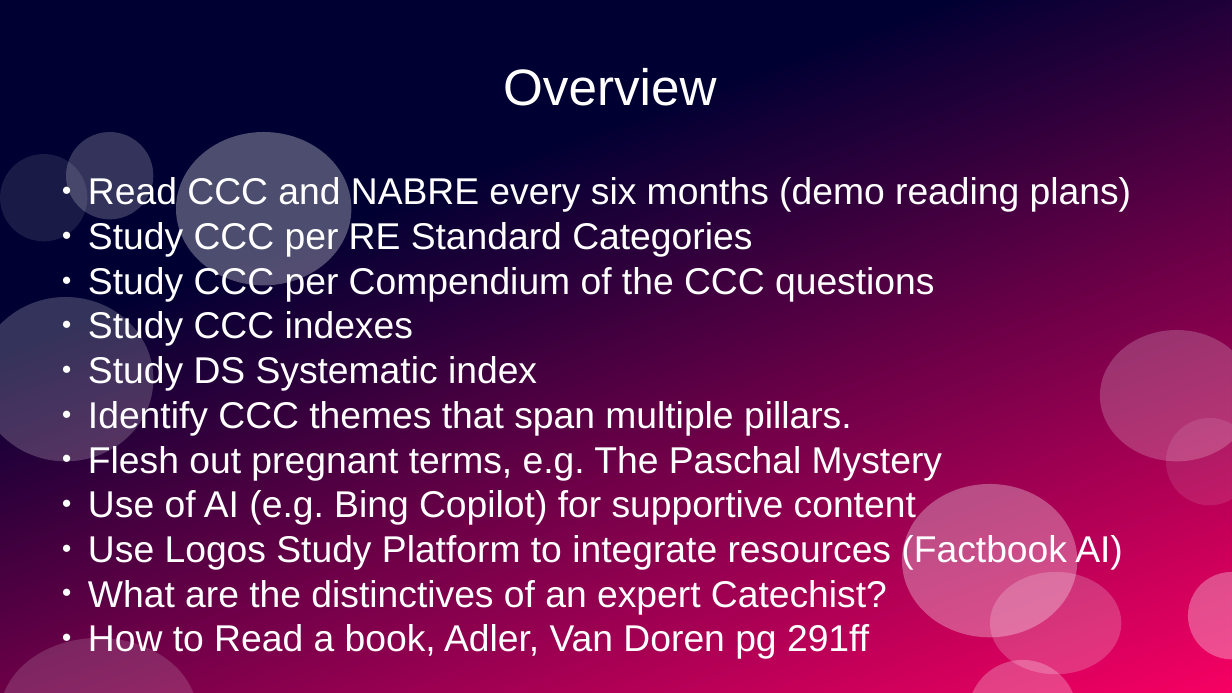
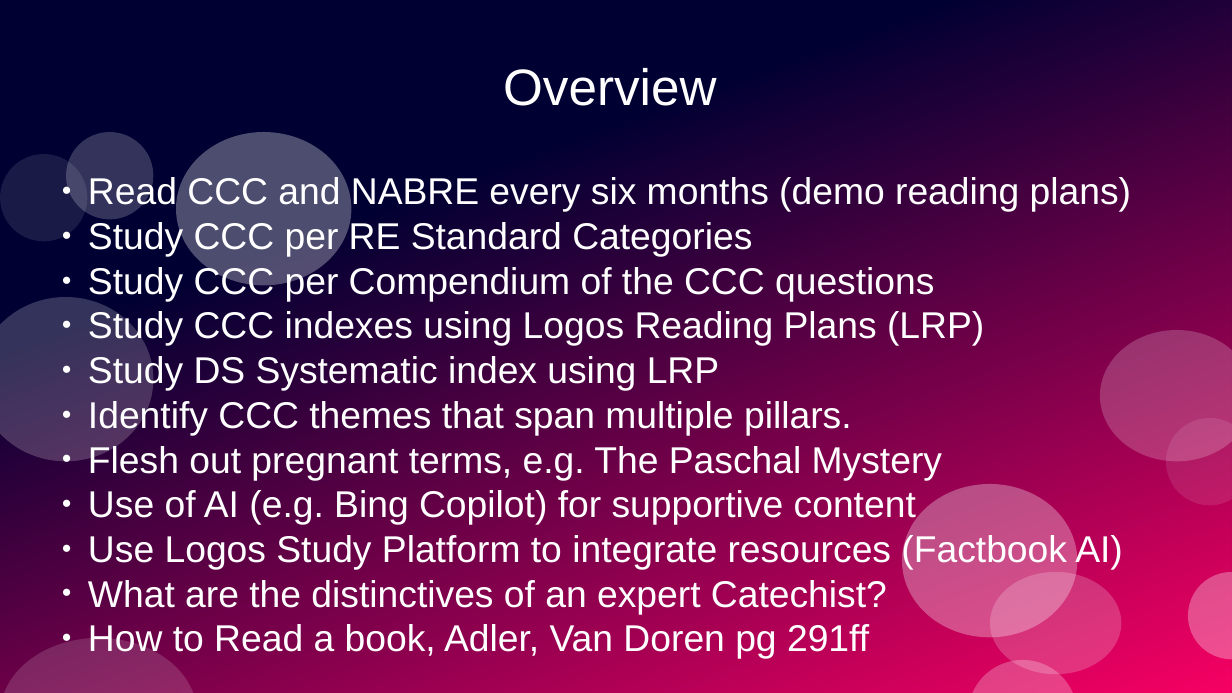
Before and after one commit to stevemac321/Catechist, a slide deck: slide 2 of Mastery.pptx. Drawn at 1232x693 pixels with LibreOffice and Linux fonts; fonts in the diff are those of the drawing. Boxes give left, top, right and bottom in pixels: in the first picture for what was removed or moved away, otherwise in the second. Text is boxed around its words. In the diff, an @@ line names an element or a change of style, - is before the commit and + after.

```diff
--- a/Mastery.pptx
+++ b/Mastery.pptx
@@ subtitle at box(88, 309, 984, 391): text changed @@
-● Study CCC indexes
-● Study DS Systematic index
+● Study CCC indexes using Logos Reading Plans (LRP)
+● Study DS Systematic index using LRP
```
Also in this commit, not shown: 1 slide added, 1 other file.
